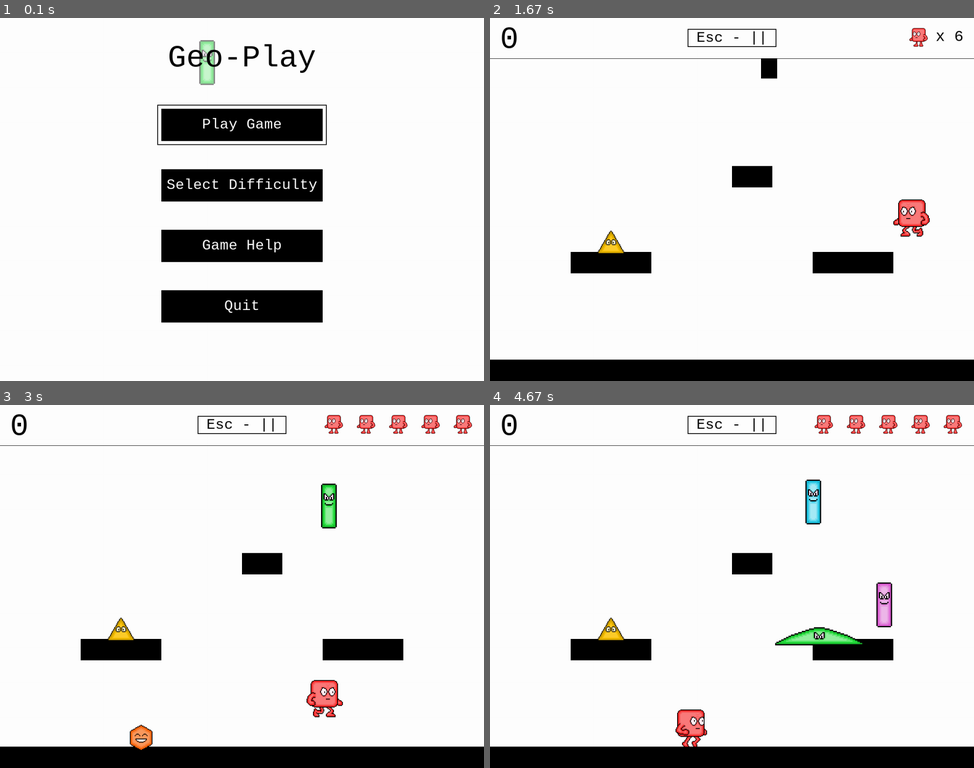
Above: before the commit, frames 1-4 (two rows, left to right).
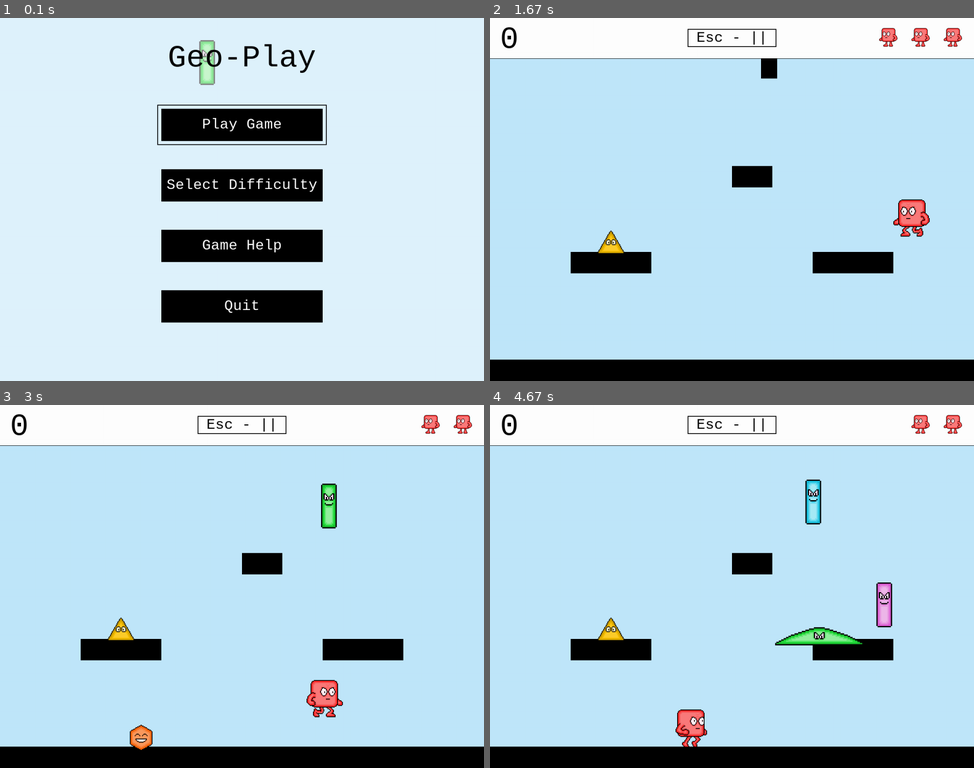
Above: after the commit, the same moments.

Repository: stevenacalhoun/geoplay
Game: pygame game, started from geometricPlay.py
Same seed, same stepped clock (60 frames per second), same inputs: the game is played once before the commit and once after it.
Inputs:
- Up to frame 1 (0.1 s): no input
- Up to frame 2 (1.67 s): tap Enter at 0.33, 0.67 s; hold Right 1-1.47 s; tap Space at 1.07, 1.37, 1.57 s; hold Left from 1.5 s (still down)
- Up to frame 3 (3 s): tap Space at 1.87, 2.13, 2.43, 2.57, 2.87 s; release Left at 2.03 s; hold Left 2.07-2.47 s; hold Right from 2.5 s (still down)
- Up to frame 4 (4.67 s): release Right at 3.13 s; hold Left 3.17-3.63 s; tap Space at 3.23, 3.53, 3.73, 4.03, 4.23, 4.53 s; hold Left 3.67-4.13 s; hold Right 4.17-4.63 s

The runs differ from the first frame. In frame 1, 87% of the frame differs, in the area x 0-100%, y 0-100%; in frame 2, 80%; in frame 3, 79%; in frame 4, 79%.

Commit message:
Added a blue background, kinda looks like sky

Diff:
--- a/lib/constants.py
+++ b/lib/constants.py
@@ -14,6 +14,7 @@
 RED = (255, 0, 0)
 GREEN = (0, 255, 0)
 BLUE = (0, 0, 255)
+LIGHT_BLUE = (192, 231, 251)
 
 # Screen size
 SCREEN_WIDTH = 1200
--- a/lib/scenes.py
+++ b/lib/scenes.py
@@ -40,7 +40,7 @@
     # Keep looping unitl somehting has been selected
     selectionMade = False
     while selectionMade == False:
-      self.screen.fill(WHITE)
+      self.screen.fill(LIGHT_BLUE)
       event = pygame.event.poll()
 
       # Key up and down the menu
@@ -151,8 +151,9 @@
     self.score = 0
 
     # Display lives
-    self.remainingLives = 6
-
+    self.remainingLives = 3
+
+    # Image to display for remaining lives
     rawImage = pygame.image.load("images/sprites-individ/stand-left1.png").convert()
     rawImageWidth, rawImageHeight = rawImage.get_rect().size
     transColor = rawImage.get_at((0,0))
@@ -230,7 +231,7 @@
 
   # Start the game
   def display(self):
-    self.screen.fill(WHITE)
+    self.screen.fill(LIGHT_BLUE)
 
     # Generate all the sprite locations for the level
     self.platformParams, self.triangleLocs, self.powerUpLocs, self.startingLoc = self.level.generateLevel()
@@ -292,7 +293,7 @@
       return Scene.gameOverScene
 
   def showLevelTransitionScreen(self):
-    self.screen.fill(WHITE)
+    self.screen.fill(LIGHT_BLUE)
 
     # Constants to hold the main menu button
     nextLevelButtonWidth = SCREEN_WIDTH/3
@@ -413,7 +414,7 @@
   # Update all the sprites on screen
   def update(self):
     # Update our dynamic sprite and refresh the screen
-    self.screen.fill(WHITE)
+    self.screen.fill(LIGHT_BLUE)
     self.dynamicSpriteGroup.update()
 
     # Remove any dead rectangles
@@ -624,7 +625,7 @@
     # Loop until we've made a selection
     selectionMade = False
     while selectionMade == False:
-      self.screen.fill(WHITE)
+      self.screen.fill(LIGHT_BLUE)
       event = pygame.event.poll()
       if event.type == pygame.QUIT:
         running = False
@@ -681,7 +682,7 @@
     Scene.__init__(self, screen)
 
   def display(self):
-    self.screen.fill(WHITE)
+    self.screen.fill(LIGHT_BLUE)
     currentHelpScreen = 1
     numberOfHelpScreens = 7
 
@@ -721,7 +722,7 @@
     # Wait until we want to go back
     goBack = False
     while goBack == False:
-      self.screen.fill(WHITE)
+      self.screen.fill(LIGHT_BLUE)
 
       # Show the current help screen
       self.showHelpScreen(currentHelpScreen)
@@ -883,7 +884,7 @@
 
   # Show game over screen
   def display(self):
-    self.screen.fill(WHITE)
+    self.screen.fill(LIGHT_BLUE)
 
     # Constants to hold the main menu button
     mainMenuButtonWidth = SCREEN_WIDTH/3
